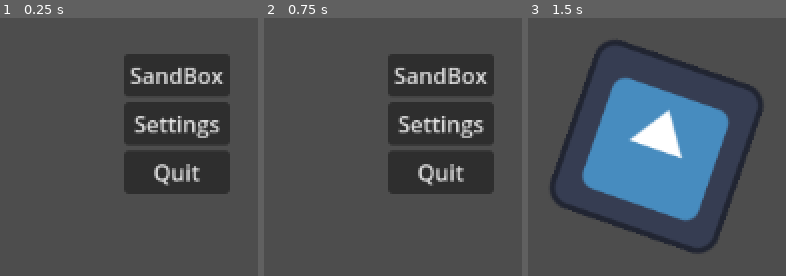
Above: before the commit, frames 1-3 (left to right).
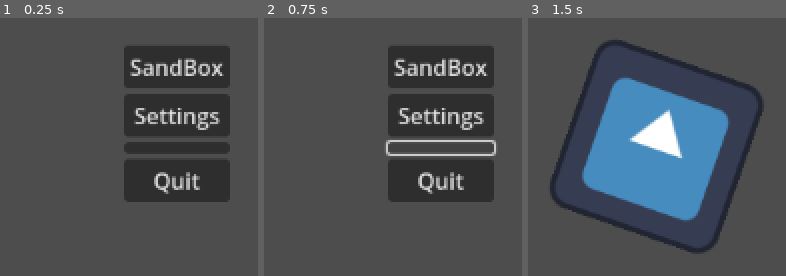
Above: after the commit, the same moments.

Repository: SytonK/settings-and-menus
Game: Godot game, scene res://src/UI/menus/main manu/main_menu.tscn
Two runs of this game, one before a commit and one after it. Both use one fixed random seed, a clock stepped at 60 frames per second and the inputs below. The engine's default icon, where the game draws it, is replaced by a stand-in: a white triangle on a blue panel in a dark square.
Inputs (mouse positions are in pixels of both pictures, inside the frame that each line leads up to):
- Up to frame 1 (0.25 s): no input
- Up to frame 2 (0.75 s): click (442, 147) at 0.52 s
- Up to frame 3 (1.5 s): click "SandBox" at 1.25 s

The runs differ from the first frame. In frame 1, 11% of the frame differs, in the area x 48-90%, y 10-72%; in frame 2, 11%, in the area x 47-90%, y 10-72%; in frame 3, nothing differs.

Commit message:
UISound/add focus sound

Diff:
--- a/src/UI sound/ui_sound.gd
+++ b/src/UI sound/ui_sound.gd
@@ -25,6 +25,7 @@
 	for childe in node.get_children():
 		if childe is Button:
 			childe.mouse_entered.connect(_ui_sound_play.bind(&"UI_Hover"))
+			childe.focus_entered.connect(_ui_sound_play.bind(&"UI_Hover"))
 			childe.pressed.connect(_ui_sound_play.bind(&"UI_Click"))
 
 		_install_sounds(childe)
--- a/src/UI/menus/main manu/main_menu.tscn
+++ b/src/UI/menus/main manu/main_menu.tscn
@@ -42,6 +42,9 @@
 script = ExtResource("1_1k7md")
 file_path = "res://src/UI/menus/settings/settings_menu.tscn"
 
+[node name="Button" type="Button" parent="VBoxContainer"]
+layout_mode = 2
+
 [node name="QuitButton" type="Button" parent="VBoxContainer"]
 layout_mode = 2
 text = "Quit"
